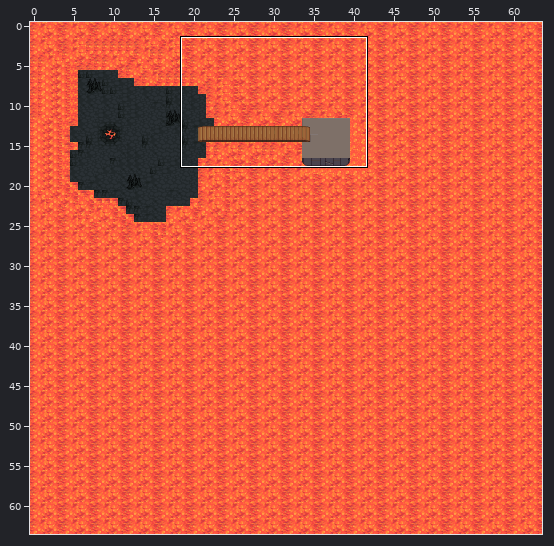
Tiled map -- client/assets/maps/arena2.tmx. Above: a wide view before the commit, with the close-up outlined.
Close-up. The starting point:
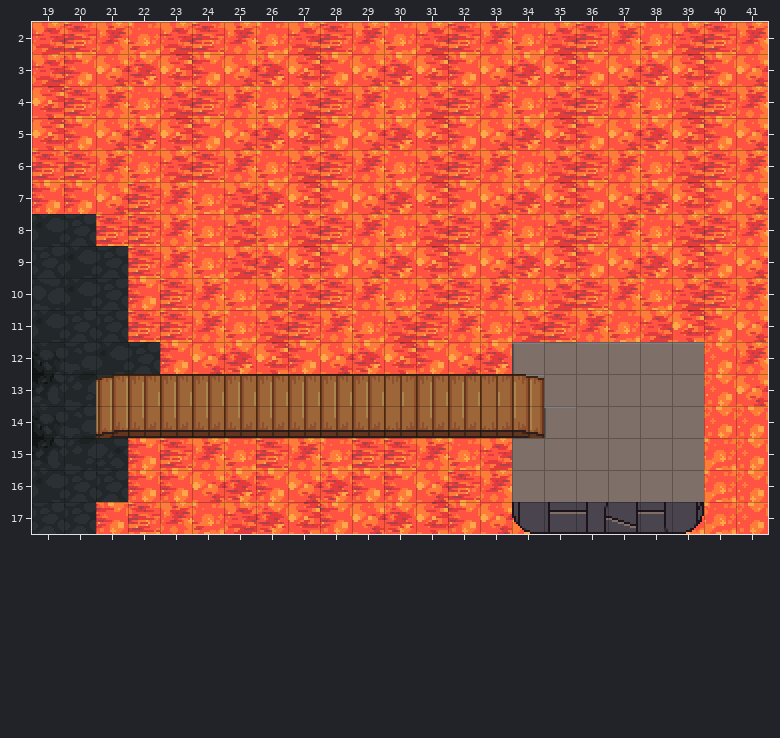
Cells are 16x16 px. Shown: x 19..41, y 2..17. The commit also changed other parts of the map, which this record leaves out.
And afterwards:
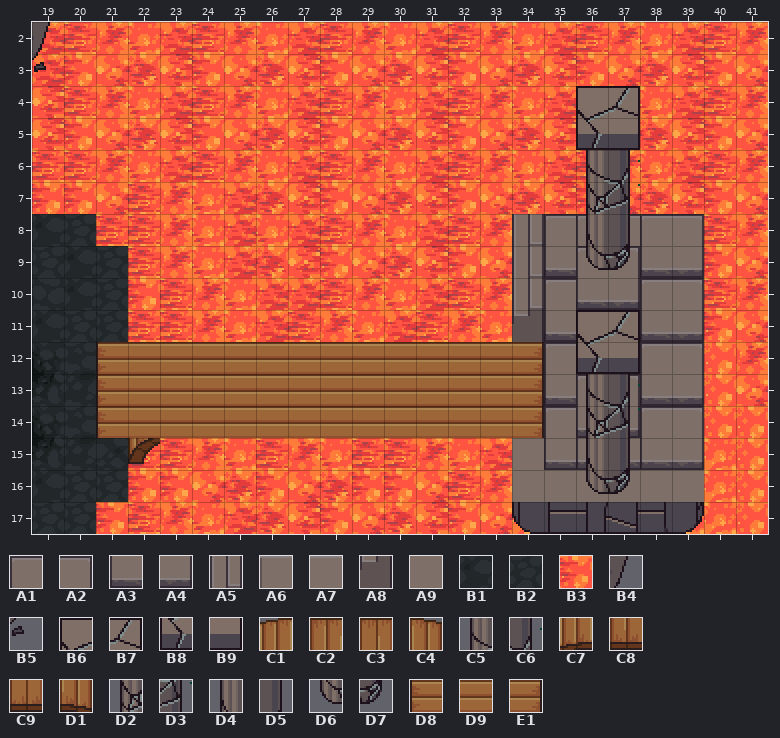
Key: from "terrain_atlas": A1 950, A2 951, A3 1014, A4 1015, A5 1019, A6 1073, A7 1074, A8 1083, A9 1138, B1 1447, B2 1448, B3 1503, B4 1703, B5 1767, B6 1960, B7 1961, B8 2024, B9 2025, C1 2075, C2 2076, C3 2077, C4 2078, C5 2088, C6 2089, C7 2139, C8 2140, C9 2141, D1 2142, D2 2152, D3 2153, D4 2216, D5 2217, D6 2280, D7 2281, D8 2476, D9 2479, E1 2481.
__ is an empty cell, ## one hidden under a higher layer.
Tiles of an added or newly shown layer are drawn over the layers below it.
The exact change:
Layer "Ground 2":
y 2: x 19 __ -> B4
y 3: x 19 __ -> B5
y 8: x 34..39 __ __ __ __ __ __ -> A5 A1 A1 A1 A1 A2
y 9: x 34..39 __ __ __ __ __ __ -> A5 A3 A1 A2 A3 A4
y 10: x 34..39 __ __ __ __ __ __ -> A5 A1 A3 A4 A1 A2
y 11: x 34..35 __ __ -> A8 A3; x 38..39 __ __ -> A3 A4
y 12: x 21..39 B1 B2 __ __ __ __ __ __ __ __ __ __ __ __ A9 A7 A7 A7 A7 -> D8 D9 D9 D9 D9 D9 D9 D9 D9 D9 D9 D9 D9 E1 A1 ## ## A1 A2
y 13: x 21..39 C1 C2 C2 C2 C2 C2 C2 C2 C2 C3 C2 C2 C3 C4 A9 A9 A9 A9 A9 -> D8 D9 D9 D9 D9 D9 D9 D9 D9 D9 D9 D9 D9 E1 A3 A1 A2 A3 A4
y 14: x 21..39 C7 C8 C8 C8 C8 C8 C8 C8 C8 C9 C8 C8 C9 D1 A6 A9 A9 A9 A9 -> D8 D9 D9 D9 D9 D9 D9 D9 D9 D9 D9 D9 D9 E1 A1 A3 A4 A1 A2
y 15: x 35..39 __ A9 A9 A9 A9 -> A3 A3 A3 A3 A4
Layer "Objects" (removed):
y 15: x 22 B3 -> __
Layer "Foreground" (added):
y 4: x 36..37 __ __ -> B6 B7
y 5: x 36..37 __ __ -> B8 B9
y 6: x 36..37 __ __ -> C5 C6
y 7: x 36..37 __ __ -> D2 D3
y 8: x 36..37 __ __ -> D4 D5
y 9: x 36..37 __ __ -> D6 D7
y 11: x 36..37 __ __ -> B6 B7
y 12: x 36..37 __ __ -> B8 B9
y 13: x 36..37 __ __ -> C5 C6
y 14: x 36..37 __ __ -> D2 D3
y 15: x 36..37 __ __ -> D4 D5
y 16: x 36..37 __ __ -> D6 D7
Boxes around the changes in both close-ups, in picture pixels (x1, y1, x2, y2):
added: (32, 22, 50, 72)
changed: (96, 86, 704, 494)
